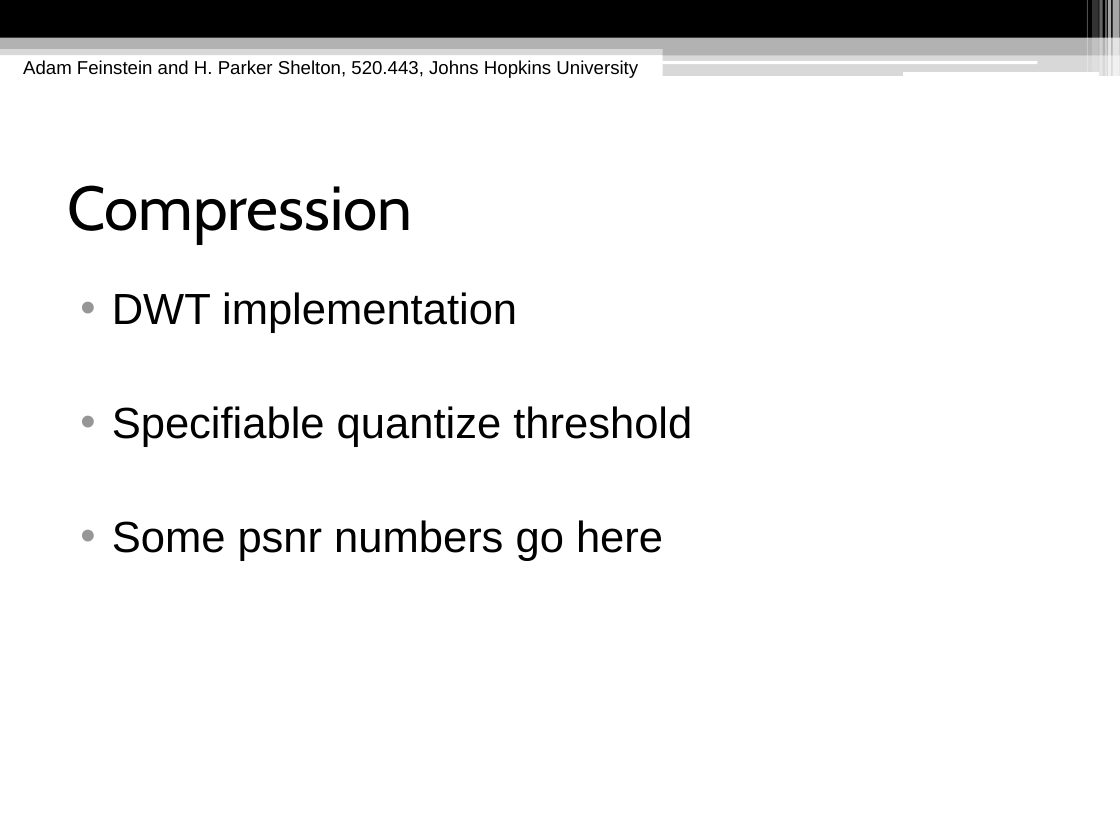
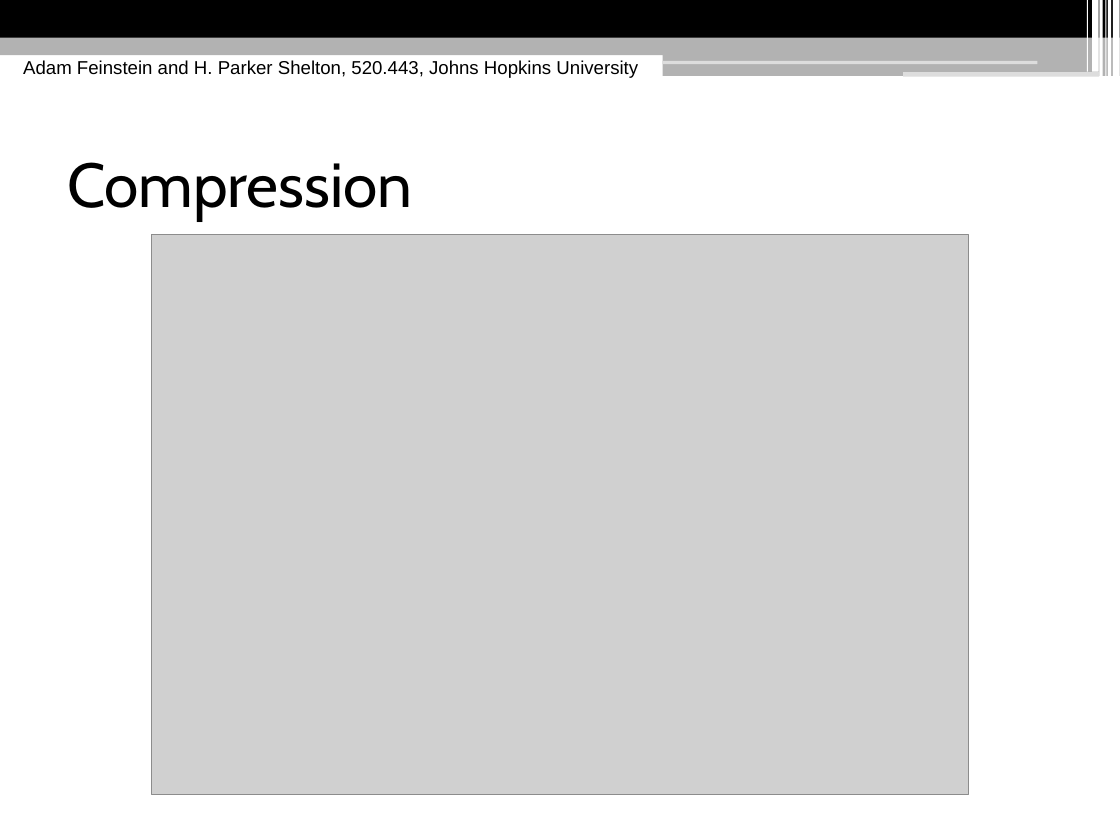
Before and after one commit to hpshelton/multimedia, a slide deck: slide 24 of docs/Multimedia Presentation.pptx (slide 19 before the commit). Drawn at 1120x840 pixels with LibreOffice and Linux fonts; fonts in the diff are those of the drawing; grey boxes stand for pictures. Boxes give left, top, right and bottom in pixels: in the first picture for what was removed or moved away, otherwise in the second. Text is boxed around its words. In the diff, an @@ line names an element or a change of style, - is before the commit and + after.

Commit message:
presentation updates: CUDA, speed, compression. charts! images!

```diff
--- a/docs/Multimedia Presentation.pptx
+++ b/docs/Multimedia Presentation.pptx
@@ rectangle at [1086, 0, 1088, 72]: fill #FFFFFF at 30% opacity to #FFFFFF @@
@@ rectangle at [1092, 0, 1099, 72]: fill #FFFFFF at 20% opacity to #FFFFFF @@
@@ rectangle at [1100, 0, 1103, 76]: fill #FFFFFF at 40% opacity to #FFFFFF @@
@@ rectangle at [1105, 0, 1107, 76]: fill #FFFFFF at 60% opacity to #FFFFFF @@
@@ rectangle at [1108, 0, 1111, 76]: fill #FFFFFF at 65% opacity to #FFFFFF @@
@@ rectangle at [1113, 0, 1120, 76]: fill #FFFFFF at 65% opacity to #FFFFFF @@
@@ rectangle at [0, 45, 1120, 55]: fill #B2B2B2 at 50% opacity to #B2B2B2 @@
@@ rectangle at [663, 44, 1120, 55]: mirrored @@
@@ rectangle at [663, 54, 1120, 76]: fill #B2B2B2 at 50% opacity to #B2B2B2; mirrored @@
@@ rounded rectangle at [662, 60, 1037, 64]: fill #FFFFFF to #DDDDDD; proportions changed @@
@@ rounded rectangle at [903, 72, 1099, 76]: fill #FFFFFF to #DDDDDD; proportions changed @@
@@ text "Compression" at [67, 162, 412, 222]: vertical alignment middle to top @@
@@ picture added at [152, 234, 969, 794] @@
@@ text removed at [112, 292, 692, 561] @@
-• DWT implementation
-• Specifiable quantize threshold
-• Some psnr numbers go here
```
Also in this commit, not shown: 18 other slides changed, 8 slides added, 1 other file.
